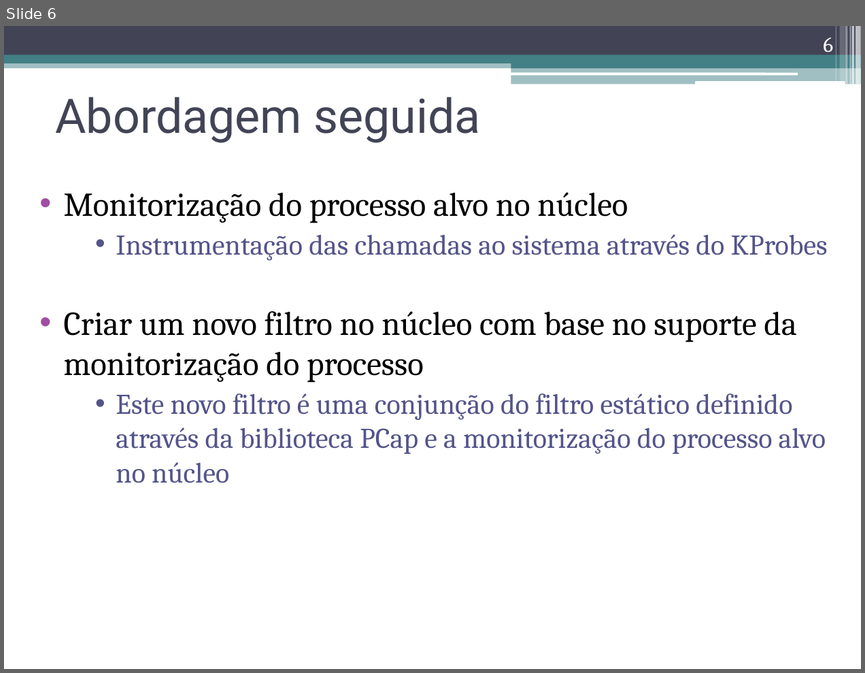
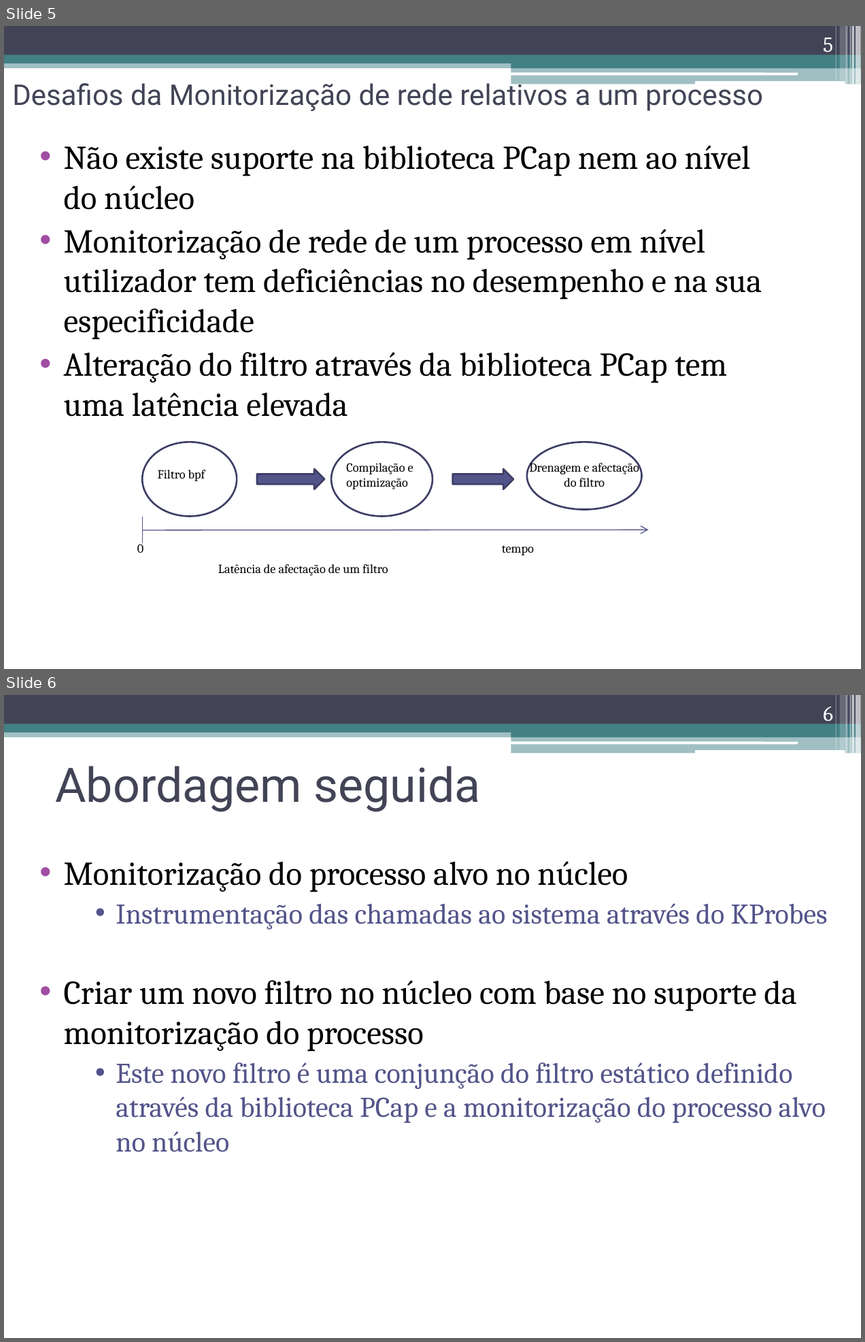
Before and after one commit to nunogmartins/cap_dissertation, a slide deck: doc/apresentacao_dissertacao.pptx. Shown one above the other, each under a label of ours: slide 6 before the commit, slides 5 and 6 after it. The pictures are 865x673 and 865x1342 pixels, drawn with LibreOffice and Linux fonts; fonts in the diff are those of the drawing. Boxes give left, top, right and bottom in pixels: in the first picture for what was removed or moved away, otherwise in the second. Text is boxed around its words. In the diff, an @@ line names an element or a change of style, - is before the commit and + after.

```diff
--- a/doc/apresentacao_dissertacao.pptx
+++ b/doc/apresentacao_dissertacao.pptx
@@ slide 5 added at (4,26,861,669), background #FFFFFF; not listed: 13 template elements that a slide beside it also shows @@
@@ page number added at (823,38,833,57), 18 pt, text #FFFFFF @@
+5
@@ title added at (12,78,763,111), 24 pt, text #424456 @@
+Desafios da Monitorização de rede relativos a um processo
@@ text added at (64,145,762,416), 28 pt, text #000000 @@
+• Não existe suporte na biblioteca PCap nem ao nível do núcleo
+• Monitorização de rede de um processo em nível utilizador tem deficiências no desempenho e na sua especificidade
+• Alteração do filtro através da biblioteca PCap tem uma latência elevada
@@ ellipse added at (142,441,236,516), outline #3D3E66 1.5 pt @@
@@ ellipse added at (331,441,432,516), outline #3D3E66 1.5 pt @@
@@ ellipse added at (527,441,641,509), outline #3D3E66 1.5 pt @@
@@ text added at (158,469,205,481), 10.5 pt, text #000000 @@
+Filtro bpf
@@ right arrow added at (257,469,324,490), fill #53548A, outline #3D3E66 1.5 pt @@
@@ text added at (346,463,413,489), 10.5 pt, text #000000 @@
+Compilação e optimização
@@ right arrow added at (453,469,514,490), fill #53548A, outline #3D3E66 1.5 pt @@
@@ text added at (529,461,639,486), 10.5 pt, text #000000 @@
+Drenagem e afectação do filtro
@@ arrow added from (142, 530) to (649, 530), #53548A 0.75 pt @@
@@ line added from (142, 516) to (142, 543), #53548A 0.75 pt @@
@@ text added at (137,541,534,555), 10.5 pt, text #000000 @@
+0 tempo
@@ text added at (218,564,388,575), 10.5 pt, text #000000 @@
+Latência de afectação de um filtro
```
Also in this commit, not shown: 8 slides changed, 1 slide removed.
